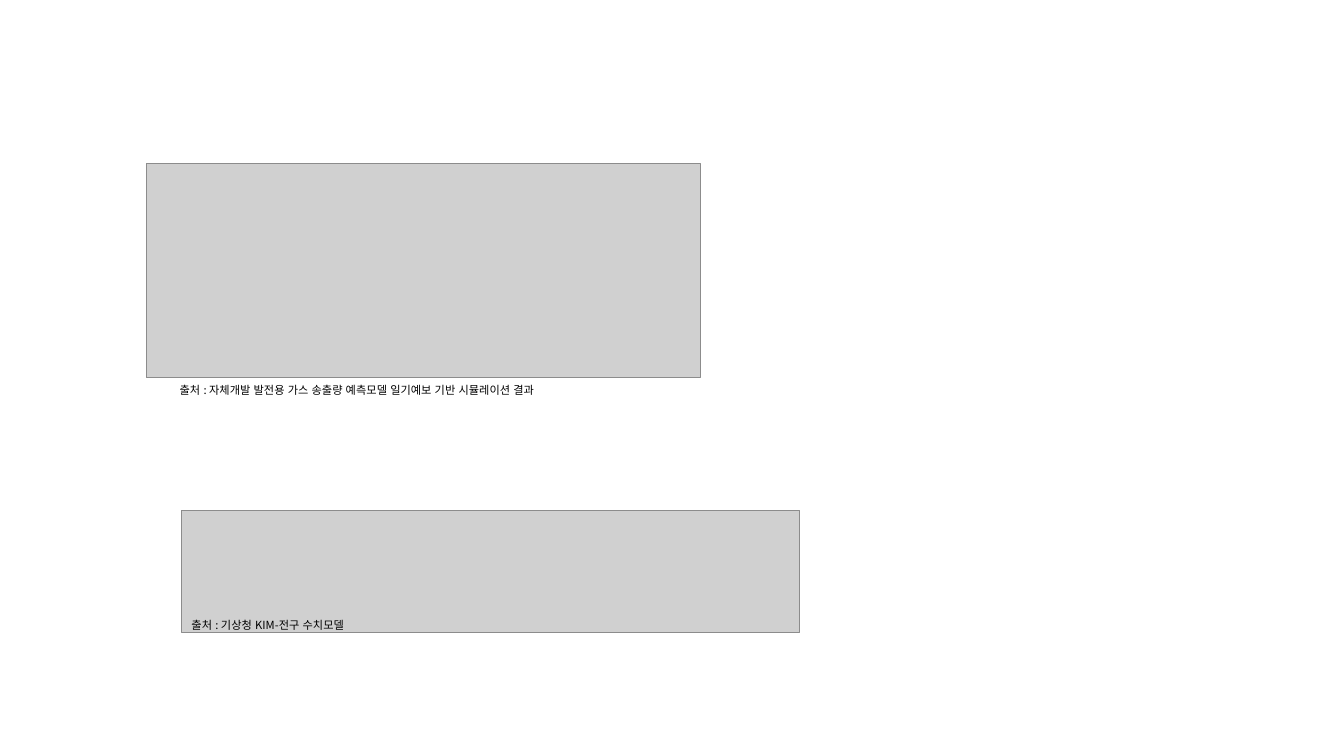
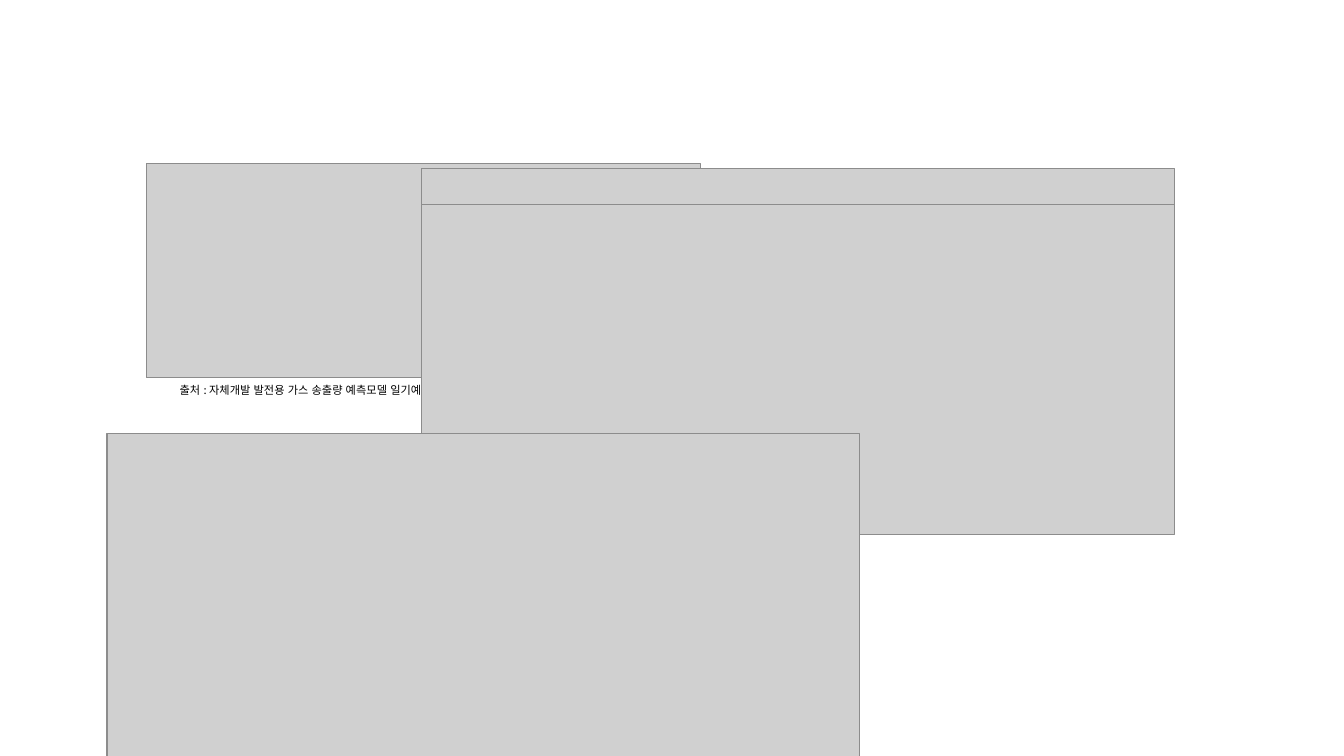
Before and after one commit to JeongYakyong/project2026, a slide deck: slide 9 of 모든 첨부이미지.pptx (slide 8 before the commit). Drawn at 1344x756 pixels with LibreOffice and Linux fonts; fonts in the diff are those of the drawing; grey boxes stand for pictures. Boxes give left, top, right and bottom in pixels: in the first picture for what was removed or moved away, otherwise in the second. Text is boxed around its words. In the diff, an @@ line names an element or a change of style, - is before the commit and + after.

```diff
--- a/모든 첨부이미지.pptx
+++ b/모든 첨부이미지.pptx
@@ picture added at (421,168,1175,205) @@
@@ picture added at (421,187,1175,534) @@
@@ picture added at (107,434,860,756) @@
@@ picture removed at (181,510,801,632) @@
@@ text removed at (191,619,344,633) @@
-출처 : 기상청 KIM-전구 수치모델
```
Also in this commit, not shown: 2 slides added, 2 other files.
